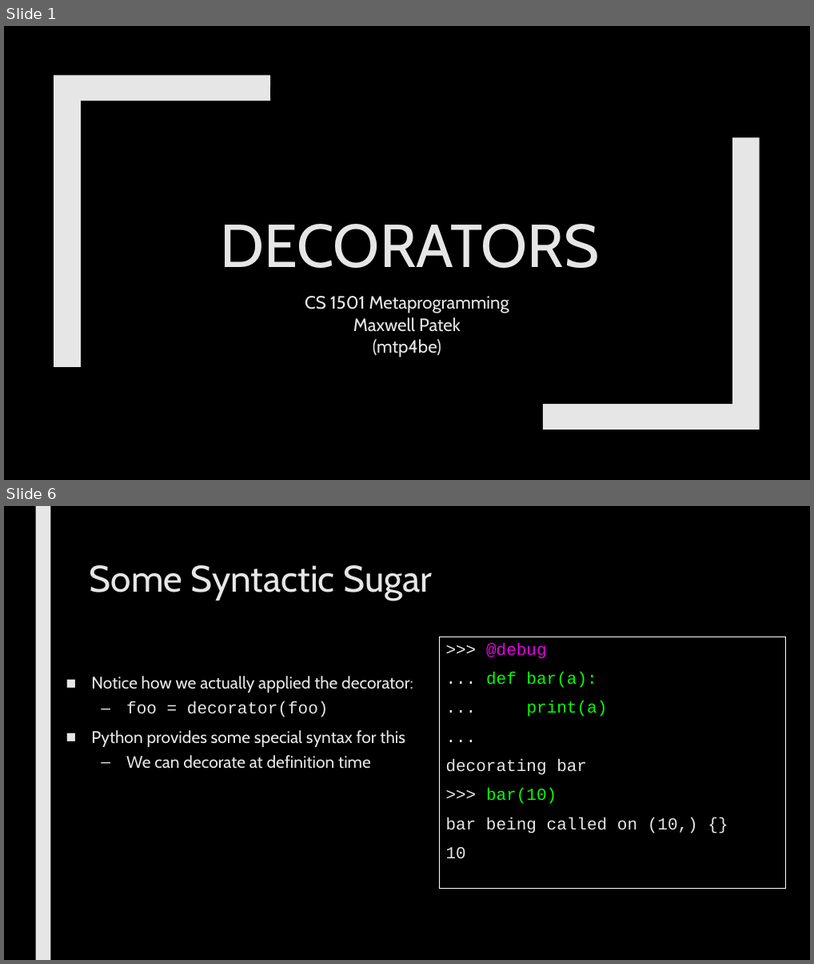
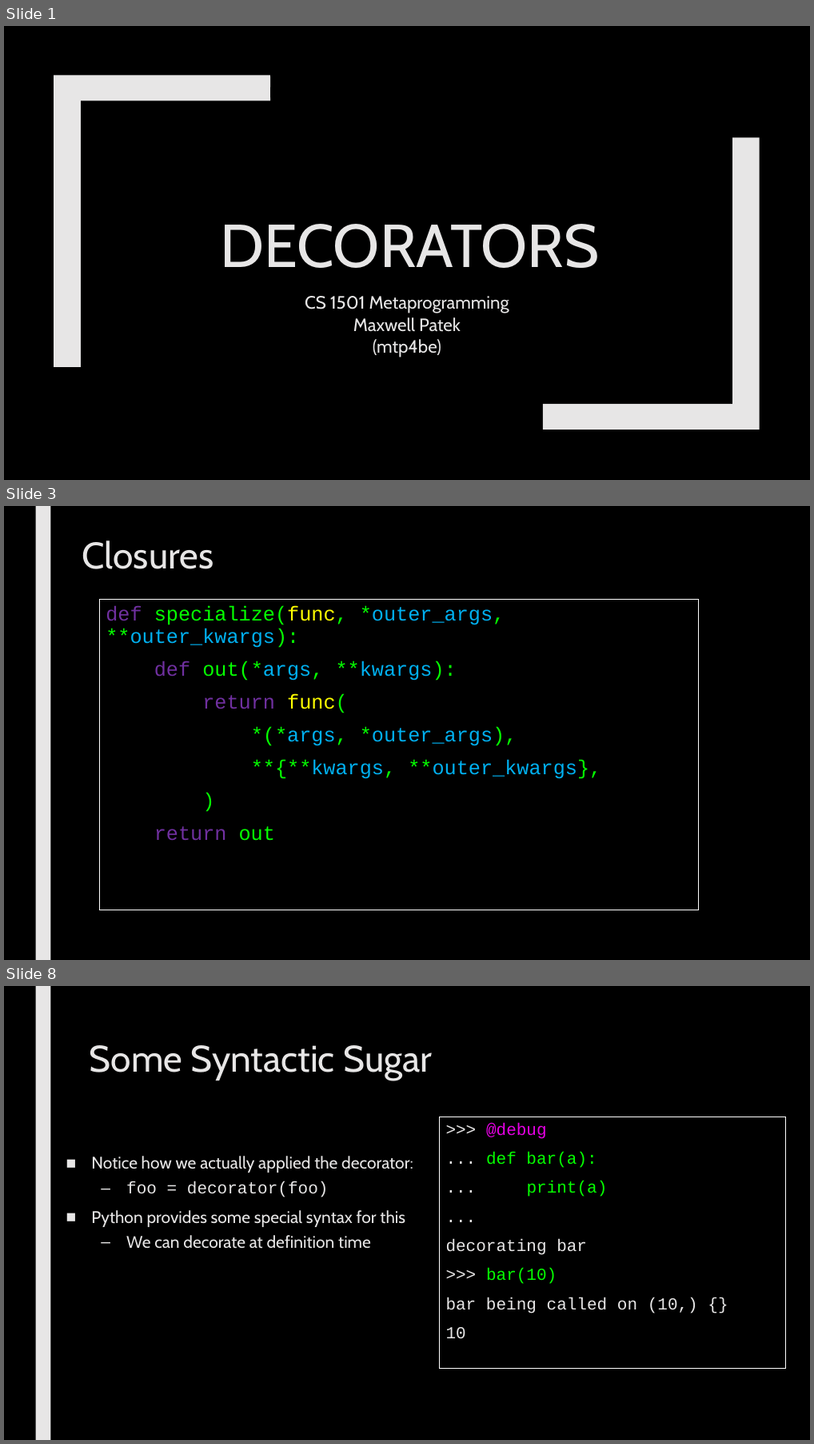
Before and after one commit to max7patek/metaprogramming, a slide deck: slides/04-Decorators.pptx. Shown one above the other, each under a label of ours: slides 1 and 6 before the commit, slides 1, 3 and 8 after it; the slides between them are not shown. The pictures are 814x964 and 814x1444 pixels, drawn with LibreOffice and Linux fonts; fonts in the diff are those of the drawing. Boxes give left, top, right and bottom in pixels: in the first picture for what was removed or moved away, otherwise in the second. Text is boxed around its words. In the diff, an @@ line names an element or a change of style, - is before the commit and + after.

```diff
--- a/slides/04-Decorators.pptx
+++ b/slides/04-Decorators.pptx
@@ slide 3 added at <box>4,506,810,960</box>, background #000000; not listed: 1 template element that a slide beside it also shows @@
@@ title added at <box>82,540,214,569</box>, 44 pt, text #E7E6E6 @@
+Closures
@@ rectangle added at <box>99,599,699,909</box>, outline #FFFFFF 0.75 pt, 24 pt, text #00B0F0 @@
+def specialize(func, *outer_args, **outer_kwargs):
+def out(*args, **kwargs):
+return func(
+*(*args, *outer_args),
+**{**kwargs, **outer_kwargs},
+)
+return out
@@ what was slide 6 is now slide 8 @@
```
Also in this commit, not shown: 5 slides changed, 3 other slides added, 1 slide removed.
